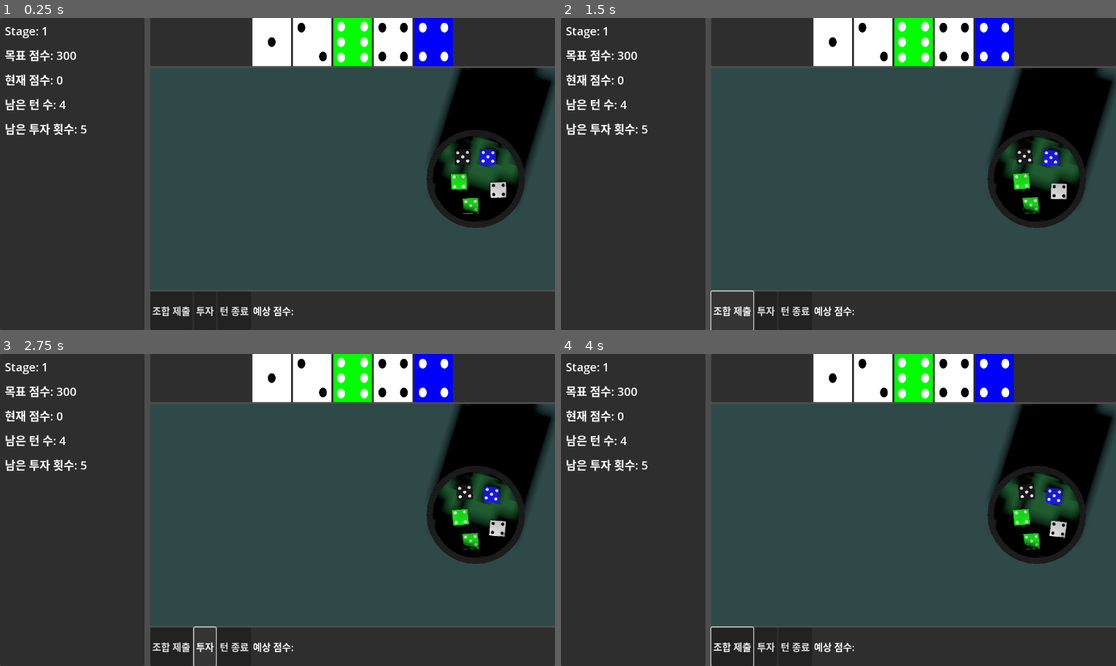
Above: before the commit, frames 1-4 (two rows, left to right).
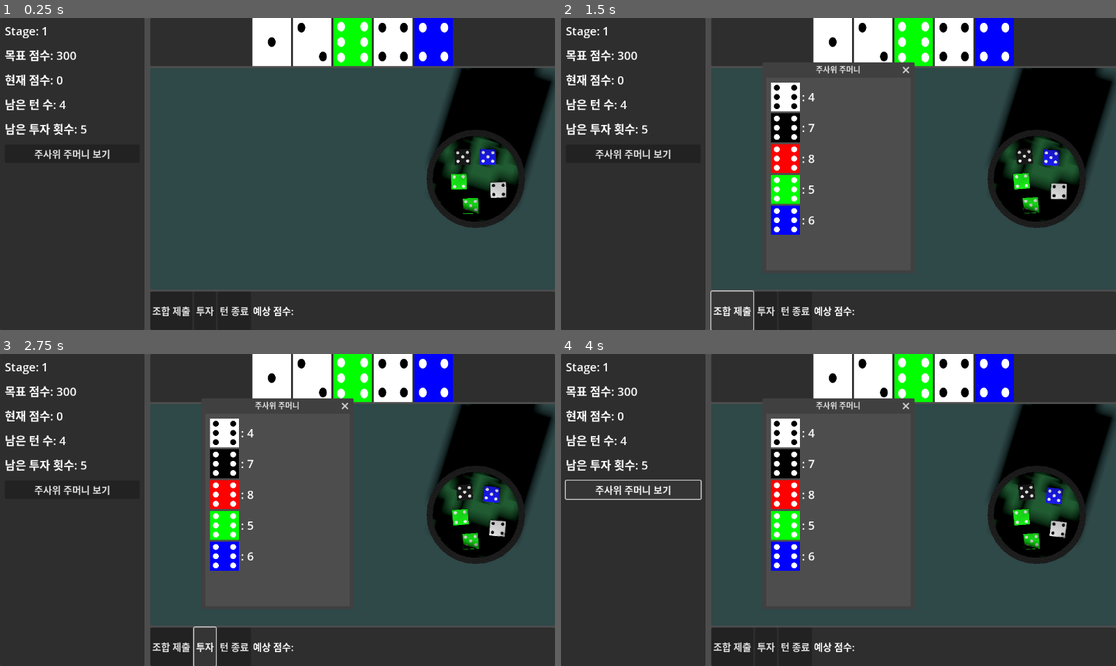
Above: after the commit, the same moments.

Repository: SangHyung-Jung/ColorDiceRollGame
Game: Godot game, scene res://main_screen.tscn
The game is run twice, just before and just after one commit, with the same random seed, the same clock (stepped at 60 frames per second) and the same inputs.
Inputs (mouse positions are in pixels of both pictures, inside the frame that each line leads up to):
- Up to frame 1 (0.25 s): no input
- Up to frame 2 (1.5 s): click (633, 155) at 0.5 s, where only the run after the commit has a clickable "주사위 주머니 보기"; click "조합 제출" at 1.25 s
- Up to frame 3 (2.75 s): click "투자" at 2 s
- Up to frame 4 (4 s): click "조합 제출" at 2.75 s; click (633, 491) at 3.5 s, where only the run after the commit has a clickable "주사위 주머니 보기"

The runs differ from the first frame. In frame 1, 0.2% of the frame differs, in the area x 6-20%, y 42-46%; in frame 2, 17%; in frame 3, 17%; in frame 4, 17%, in the area x 0-64%, y 14-100%.

Commit message:
remaining dices in the bag

Diff:
--- a/main_screen.gd
+++ b/main_screen.gd
@@ -1,4 +1,3 @@
-
 extends Control
 class_name MainScreen
 
@@ -8,6 +7,7 @@
 @onready var current_score_label: Label = $HSplitContainer/InfoPanel/MarginContainer/VBoxContainer/CurrentScoreLabel
 @onready var turns_left_label: Label = $HSplitContainer/InfoPanel/MarginContainer/VBoxContainer/TurnsLeftLabel
 @onready var invests_left_label: Label = $HSplitContainer/InfoPanel/MarginContainer/VBoxContainer/InvestsLeftLabel
+@onready var view_dice_bag_button: Button = $HSplitContainer/InfoPanel/MarginContainer/VBoxContainer/ViewDiceBagButton
 @onready var submit_button: Button = $HSplitContainer/GameArea/InteractionUI/HBoxContainer/SubmitButton
 @onready var invest_button: Button = $HSplitContainer/GameArea/InteractionUI/HBoxContainer/InvestButton
 @onready var turn_end_button: Button = $HSplitContainer/GameArea/InteractionUI/HBoxContainer/TurnEndButton
@@ -28,6 +28,9 @@
 # === 리소스 로드 ===
 const CupScene := preload("res://cup.tscn")
 const DiceFaceImageScene = preload("res://scripts/components/dice_face_image.tscn")
+const DiceBagPopupScene = preload("res://scripts/components/dice_bag_popup.tscn")
+
+var dice_bag_popup: Window
 
 @onready var invested_dice_container: HBoxContainer = $HSplitContainer/GameArea/FieldArea/InvestedDiceContainer
 
@@ -35,6 +38,10 @@
 	# 3D 월드 생성
 	world_3d = Node3D.new()
 	sub_viewport.add_child(world_3d)
+
+	# 팝업 초기화
+	dice_bag_popup = DiceBagPopupScene.instantiate()
+	add_child(dice_bag_popup)
 
 	# 초기화
 	_initialize_managers()
@@ -78,23 +85,25 @@
 		return
 
 	var dice_defs = dice_spawner.create_dice_definitions(game_manager.bag, 5)
-	var pips_texture = D6Dice.get_pips_texture()
-
-	for def in dice_defs:
+
+	for i in range(dice_defs.size()):
+		var def = dice_defs[i]
 		var value = randi_range(1, 6)
-		var body_color = def.color
-		var pips_color = Color.WHITE
-		if body_color.is_equal_approx(Color.WHITE):
-			pips_color = Color.BLACK
-
-		var texture = Dice.generate_dice_texture(pips_texture, body_color, pips_color)
+
+		var color_key = ""
+		for key in ComboRules.BAG_COLOR_MAP:
+			if ComboRules.BAG_COLOR_MAP[key] == def.color:
+				color_key = key
+				break
+
+		var atlas = TextureCache.get_atlas(color_key)
 
 		var display = DiceFaceImageScene.instantiate()
-		display.name = "invested_dice_" + str(display.get_instance_id())
+		display.name = "invested_dice_init_" + str(i)
 		invested_dice_container.add_child(display)
-		display.set_face(value, texture)
+		display.set_face(value, atlas)
 		display.value = value
-		display.dice_color = body_color
+		display.dice_color = def.color
 
 func _spawn_initial_dice() -> void:
 	if not game_manager.can_draw_dice(GameConstants.HAND_SIZE):
@@ -119,6 +128,7 @@
 	submit_button.pressed.connect(_on_submit_pressed)
 	invest_button.pressed.connect(_on_invest_pressed)
 	turn_end_button.pressed.connect(_on_turn_end_pressed)
+	view_dice_bag_button.pressed.connect(_on_view_dice_bag_pressed)
 
 	# 3D 뷰포트 입력 연결
 	rolling_area.gui_input.connect(_on_rolling_area_gui_input)
@@ -131,12 +141,10 @@
 	update_invests_left(Main.invests_left)
 
 func _on_rolling_area_gui_input(event: InputEvent) -> void:
-	# 마우스 클릭 시 롤 시작 또는 주사위 선택
 	if input_manager.handle_input(event):
 		get_viewport().set_input_as_handled()
 		return
 
-	# 마우스 릴리즈 시 컵에서 주사위 쏟기
 	if event is InputEventMouseButton and event.button_index == MOUSE_BUTTON_LEFT:
 		if not event.pressed and game_manager.is_roll_in_progress():
 			_on_mouse_release()
@@ -150,8 +158,6 @@
 	if cup.has_method("start_shaking"):
 		cup.start_shaking()
 
-
-
 func _on_roll_finished() -> void:
 	input_manager.set_roll_in_progress(false)
 	combo_select.enter()
@@ -166,14 +172,12 @@
 	var all_selected_nodes = []
 	var roll_results_for_submission = {}
 
-	# Add 3D dice
 	var selected_3d_nodes = combo_select.get_selected_nodes()
 	all_selected_nodes.append_array(selected_3d_nodes)
 	var original_roll_results = game_manager.get_roll_results()
 	for node in selected_3d_nodes:
 		roll_results_for_submission[node.name] = original_roll_results[node.name]
 
-	# Add 2D invested dice
 	var selected_invested_nodes = []
 	for node in invested_dice_container.get_children():
 		if node.selected:
@@ -220,8 +224,6 @@
 	if cup.has_method("pour"):
 		await cup.pour()
 
-
-
 func _on_invest_pressed() -> void:
 	if not combo_select.active:
 		print("투자를 하려면 C키를 눌러 조합 선택 모드를 활성화하세요.")
@@ -242,27 +244,25 @@
 	_update_ui_from_gamestate()
 
 func _invest_dice(nodes: Array) -> void:
-	var dice_to_invest = []
 	var roll_results = game_manager.get_roll_results()
 	for dice_node in nodes:
 		if not roll_results.has(dice_node.name): continue
 		var value = roll_results[dice_node.name]
 
-		var mesh_instance = dice_node.get_node("DiceMesh")
-		var material = mesh_instance.material_override
-		var texture = material.albedo_texture
-
-		dice_to_invest.append({"value": value, "texture": texture, "dice_color": dice_node.dice_color})
-
-	_remove_combo_dice(nodes)
-
-	for data in dice_to_invest:
+		var color_key = ""
+		if dice_node.has_meta("bag_key"):
+			color_key = dice_node.get_meta("bag_key")
+
+		var atlas = TextureCache.get_atlas(color_key)
+
 		var display = DiceFaceImageScene.instantiate()
 		display.name = "invested_dice_" + str(display.get_instance_id())
 		invested_dice_container.add_child(display)
-		display.set_face(data.value, data.texture)
-		display.value = data.value
-		display.dice_color = data.dice_color
+		display.set_face(value, atlas)
+		display.value = value
+		display.dice_color = dice_node.dice_color
+
+	_remove_combo_dice(nodes)
 
 func _on_turn_end_pressed() -> void:
 	combo_select.exit()
@@ -270,18 +270,18 @@
 		Main.turns_left -= 1
 		_update_ui_from_gamestate()
 
-		# Discard all dice remaining on the field
 		var remaining_dice = dice_spawner.get_dice_nodes()
 		for d in remaining_dice:
 			d.queue_free()
 
-		# Clear the spawner's internal lists
 		dice_spawner.dice_nodes.clear()
 		dice_spawner.dice_set.clear()
-
-		# The player can now start a new roll.
 	else:
 		print("No more turns left.")
+
+func _on_view_dice_bag_pressed() -> void:
+	dice_bag_popup.update_counts(game_manager.bag)
+	dice_bag_popup.show()
 
 
 # --- Public API ---
--- a/main_screen.tscn
+++ b/main_screen.tscn
@@ -59,6 +59,11 @@
 theme_override_font_sizes/font_size = 24
 text = "남은 투자 횟수: 5"
 
+[node name="ViewDiceBagButton" type="Button" parent="HSplitContainer/InfoPanel/MarginContainer/VBoxContainer"]
+layout_mode = 2
+theme_override_font_sizes/font_size = 20
+text = "주사위 주머니 보기"
+
 [node name="GameArea" type="VBoxContainer" parent="HSplitContainer"]
 layout_mode = 2
 
--- a/project.godot
+++ b/project.godot
@@ -18,6 +18,7 @@
 [autoload]
 
 Main="*res://scripts/main.gd"
+TextureCache="*res://scripts/utils/dice_face_texture_cache.gd"
 
 [editor]
 
--- /dev/null
+++ b/scripts/components/dice_bag_popup.gd
@@ -0,0 +1,41 @@
+extends Window
+
+const DiceFaceImageScene = preload("res://scripts/components/dice_face_image.tscn")
+
+const COLORS = [
+	{"key": "W", "name": "하얀색"},
+	{"key": "K", "name": "검은색"},
+	{"key": "R", "name": "빨간색"},
+	{"key": "G", "name": "초록색"},
+	{"key": "B", "name": "파란색"},
+]
+
+var ui_nodes: Dictionary = {} # { "W": {"image": node, "label": node}, ... }
+
+func _ready():
+	close_requested.connect(hide)
+
+	var grid = get_node("MarginContainer/GridContainer")
+
+	for color_info in COLORS:
+		var key = color_info["key"]
+
+		# Create Dice Image
+		var image = DiceFaceImageScene.instantiate()
+		image.custom_minimum_size = Vector2(60, 60)
+		image.set_face(6, TextureCache.get_atlas(key))
+		grid.add_child(image)
+
+		# Create Label
+		var label = Label.new()
+		label.size_flags_vertical = Control.SIZE_SHRINK_CENTER
+		label.add_theme_font_size_override("font_size", 24)
+		grid.add_child(label)
+
+		ui_nodes[key] = {"image": image, "label": label}
+
+func update_counts(dice_bag: DiceBag):
+	for color_key in ui_nodes:
+		var nodes = ui_nodes[color_key]
+		var count = dice_bag.count_of(color_key)
+		nodes["label"].text = ": " + str(count)
--- /dev/null
+++ b/scripts/components/dice_bag_popup.tscn
@@ -0,0 +1,23 @@
+[gd_scene load_steps=2 format=3]
+
+[ext_resource type="Script" path="res://scripts/components/dice_bag_popup.gd" id="1"]
+
+[node name="DiceBagPopup" type="Window"]
+title = "주사위 주머니"
+initial_position = 1
+size = Vector2i(300, 400)
+visible = false
+script = ExtResource("1")
+
+[node name="MarginContainer" type="MarginContainer" parent="."]
+anchors_preset = 15
+anchor_right = 1.0
+anchor_bottom = 1.0
+theme_override_constants/margin_left = 10
+theme_override_constants/margin_top = 10
+theme_override_constants/margin_right = 10
+theme_override_constants/margin_bottom = 10
+
+[node name="GridContainer" type="GridContainer" parent="MarginContainer"]
+layout_mode = 2
+columns = 2
--- a/scripts/components/dice_face_image.gd
+++ b/scripts/components/dice_face_image.gd
@@ -1,20 +1,19 @@
 extends Control
 
 var dice_value: int = 1
-var dice_texture: Texture2D
+var texture_atlas: Texture2D
 var selected: bool = false
 var value: int
 var dice_color: Color
 
-# This is a guess based on common cube UV layouts for a 3x2 texture.
-# It might need to be adjusted.
+# This is the correct mapping determined through debugging
 const FACE_RECTS = {
-	1: Rect2(0, 200, 200, 200),
-	2: Rect2(400, 0, 200, 200),
-	3: Rect2(400, 200, 200, 200),
-	4: Rect2(200, 200, 200, 200),
-	5: Rect2(0, 0, 200, 200),
-	6: Rect2(200, 0, 200, 200),
+	1: Rect2(0, 200, 200, 200),    # R4
+	2: Rect2(400, 0, 200, 200),    # R3
+	3: Rect2(400, 200, 200, 200),  # R6
+	4: Rect2(200, 200, 200, 200),  # R5
+	5: Rect2(0, 0, 200, 200),      # R1
+	6: Rect2(200, 0, 200, 200),    # R2
 }
 
 func _gui_input(event: InputEvent) -> void:
@@ -22,19 +21,19 @@
 		selected = not selected
 		queue_redraw()
 
-func set_face(value: int, texture: Texture2D):
+func set_face(value: int, atlas: Texture2D):
 	self.dice_value = value
-	self.dice_texture = texture
+	self.texture_atlas = atlas
 	queue_redraw()
 
 func _draw():
-	if not dice_texture:
+	if not texture_atlas:
 		return
 
 	var src_rect = FACE_RECTS.get(dice_value, Rect2(0, 0, 200, 200))
 	var dest_rect = Rect2(Vector2.ZERO, get_size())
 
-	draw_texture_rect_region(dice_texture, dest_rect, src_rect)
+	draw_texture_rect_region(texture_atlas, dest_rect, src_rect)
 
 	if selected:
 		draw_rect(dest_rect, Color(1, 1, 0, 0.5)) # Yellow tint for selection
--- /dev/null
+++ b/scripts/utils/dice_face_texture_cache.gd
@@ -0,0 +1,21 @@
+extends Node
+class_name DiceFaceTextureCache
+
+var color_atlases: Dictionary = {} # { "W": texture_atlas, "K": texture_atlas, ... }
+
+func _ready():
+	generate_all_color_atlases()
+
+func generate_all_color_atlases():
+	var pips_texture = D6Dice.get_pips_texture()
+	for color_key in DiceBag.COLORS:
+		var body_color = ComboRules.BAG_COLOR_MAP[color_key]
+		var pips_color = Color.WHITE
+		if body_color.is_equal_approx(Color.WHITE):
+			pips_color = Color.BLACK
+
+		var atlas_texture = Dice.generate_dice_texture(pips_texture, body_color, pips_color)
+		color_atlases[color_key] = atlas_texture
+
+func get_atlas(color_key: String) -> Texture2D:
+	return color_atlases.get(color_key)
Not shown, added: scripts/components/dice_bag_popup.gd.uid
Not shown, added: scripts/utils/dice_face_texture_cache.gd.uid
Not shown, changed: README.md
